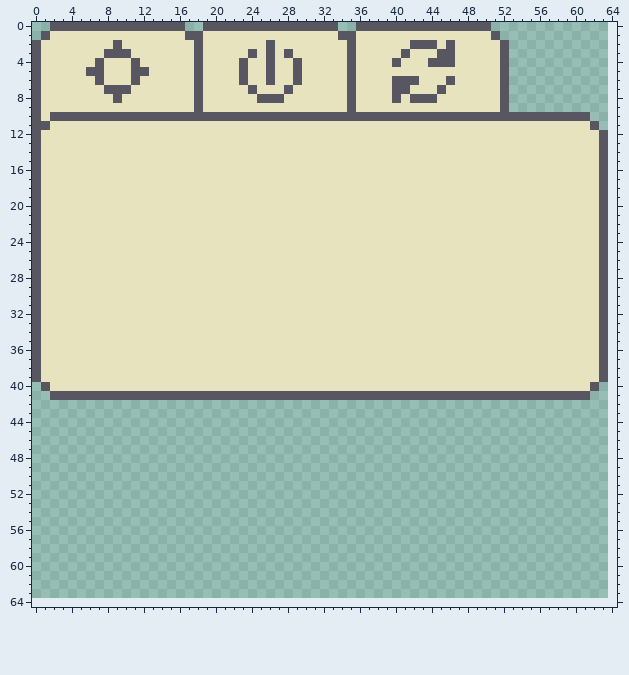
Pixel-art file, stored at assets/sprites/tooltip_sprite_64x64.aseprite. The picture above is the old version.
64x64 pixels, 1 frame. The old version is drawn lined up with the new one, on the new canvas.
The result:
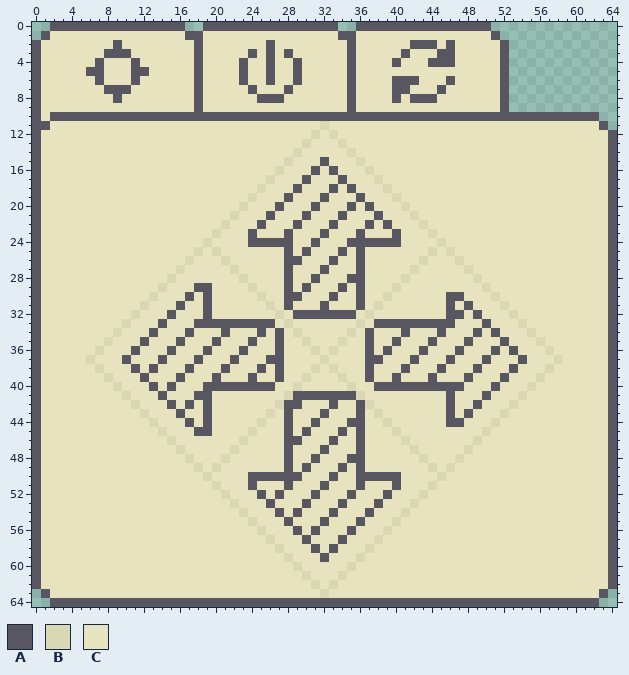
Palette (. is transparent): A #585761  B #dad7b4  C #e6e3be
Message: Initial tooltip spritesheet w/ Directional Settings
Changes in this commit:
canvas 64x64 -> 65x65
y 10: x 62 . -> A
y 11: x 32 C -> B; x 62..63 A. -> CA
y 12: x 31 C -> B; x 33 C -> B; x 63..64 A. -> CA
y 13: x 30 C -> B; x 34 C -> B; x 63..64 A. -> CA
y 14: x 29 C -> B; x 35 C -> B; x 63..64 A. -> CA
y 15: x 28 C -> B; x 32 C -> A; x 36 C -> B; x 63..64 A. -> CA
y 16: x 27 C -> B; x 31 C -> A; x 33 C -> A; x 37 C -> B; x 63..64 A. -> CA
y 17: x 26 C -> B; x 30 C -> A; x 34 C -> A; x 38 C -> B; x 63..64 A. -> CA
y 18: x 25 C -> B; x 29 C -> A; x 33 C -> A; x 35 C -> A; x 39 C -> B; x 63..64 A. -> CA
y 19: x 24 C -> B; x 28 C -> A; x 32 C -> A; x 36 C -> A; x 40 C -> B; x 63..64 A. -> CA
y 20: x 23 C -> B; x 27 C -> A; x 31 C -> A; x 35 C -> A; x 37 C -> A; x 41 C -> B; x 63..64 A. -> CA
y 21: x 22 C -> B; x 26 C -> A; x 30 C -> A; x 34 C -> A; x 38 C -> A; x 42 C -> B; x 63..64 A. -> CA
y 22: x 21 C -> B; x 25 C -> A; x 29 C -> A; x 33 C -> A; x 37 C -> A; x 39 C -> A; x 43 C -> B; x 63..64 A. -> CA
y 23: x 20 C -> B; x 24 C -> A; x 28 C -> A; x 32 C -> A; x 36 C -> A; x 40 C -> A; x 44 C -> B; x 63..64 A. -> CA
y 24: x 19 C -> B; x 24..28 CCCCC -> AAAAA; x 31 C -> A; x 35..40 CCCCCC -> AAAAAA; x 45 C -> B; x 63..64 A. -> CA
y 25: x 18 C -> B; x 20 C -> B; x 28 C -> A; x 30 C -> A; x 34 C -> A; x 36 C -> A; x 44 C -> B; x 46 C -> B; x 63..64 A. -> CA
y 26: x 17 C -> B; x 21 C -> B; x 28..29 CC -> AA; x 33 C -> A; x 36 C -> A; x 43 C -> B; x 47 C -> B; x 63..64 A. -> CA
y 27: x 16 C -> B; x 22 C -> B; x 28 C -> A; x 32 C -> A; x 36 C -> A; x 42 C -> B; x 48 C -> B; x 63..64 A. -> CA
y 28: x 15 C -> B; x 23 C -> B; x 28 C -> A; x 31 C -> A; x 35..36 CC -> AA; x 41 C -> B; x 49 C -> B; x 63..64 A. -> CA
y 29: x 14 C -> B; x 18..19 CC -> AA; x 24 C -> B; x 28 C -> A; x 30 C -> A; x 34 C -> A; x 36 C -> A; x 40 C -> B; x 50 C -> B; x 63..64 A. -> CA
y 30: x 13 C -> B; x 17 C -> A; x 19 C -> A; x 25 C -> B; x 28..29 CC -> AA; x 33 C -> A; x 36 C -> A; x 39 C -> B; x 46..47 CC -> AA; x 51 C -> B; x 63..64 A. -> CA
y 31: x 12 C -> B; x 16 C -> A; x 19 C -> A; x 26 C -> B; x 28 C -> A; x 32 C -> A; x 36 C -> A; x 38 C -> B; x 46 C -> A; x 48 C -> A; x 52 C -> B; x 63..64 A. -> CA
y 32: x 11 C -> B; x 15 C -> A; x 19 C -> A; x 27 C -> B; x 29..35 CCCCCCC -> AAAAAAA; x 37 C -> B; x 46..47 CC -> AA; x 49 C -> A; x 53 C -> B; x 63..64 A. -> CA
y 33: x 10 C -> B; x 14 C -> A; x 18..26 CCCCCCCCC -> AAAAAAAAA; x 28 C -> B; x 36 C -> B; x 38..46 CCCCCCCCC -> AAAAAAAAA; x 50 C -> A; x 54 C -> B; x 63..64 A. -> CA
y 34: x 9 C -> B; x 13 C -> A; x 17 C -> A; x 21 C -> A; x 25 C -> A; x 27 C -> A; x 29 C -> B; x 35 C -> B; x 37 C -> A; x 41 C -> A; x 45 C -> A; x 49 C -> A; x 51 C -> A; x 55 C -> B; x 63..64 A. -> CA
y 35: x 8 C -> B; x 12 C -> A; x 16 C -> A; x 20 C -> A; x 24 C -> A; x 27 C -> A; x 30 C -> B; x 34 C -> B; x 37 C -> A; x 40 C -> A; x 44 C -> A; x 48 C -> A; x 52 C -> A; x 56 C -> B; x 63..64 A. -> CA
y 36: x 7 C -> B; x 11 C -> A; x 15 C -> A; x 19 C -> A; x 23 C -> A; x 27 C -> A; x 31 C -> B; x 33 C -> B; x 37 C -> A; x 39 C -> A; x 43 C -> A; x 47 C -> A; x 51 C -> A; x 53 C -> A; x 57 C -> B; x 63..64 A. -> CA
y 37: x 6 C -> B; x 10 C -> A; x 14 C -> A; x 18 C -> A; x 22 C -> A; x 26..27 CC -> AA; x 32 C -> B; x 37..38 CC -> AA; x 42 C -> A; x 46 C -> A; x 50 C -> A; x 54 C -> A; x 58 C -> B; x 63..64 A. -> CA
y 38: x 7 C -> B; x 11 C -> A; x 13 C -> A; x 17 C -> A; x 21 C -> A; x 25 C -> A; x 27 C -> A; x 31 C -> B; x 33 C -> B; x 37 C -> A; x 41 C -> A; x 45 C -> A; x 49 C -> A; x 53 C -> A; x 57 C -> B; x 63..64 A. -> CA
y 39: x 8 C -> B; x 12 C -> A; x 16 C -> A; x 20 C -> A; x 24 C -> A; x 27 C -> A; x 30 C -> B; x 34 C -> B; x 37 C -> A; x 40 C -> A; x 44 C -> A; x 48 C -> A; x 52 C -> A; x 56 C -> B; x 63..64 A. -> CA
y 40: x 0..1 .A -> AC; x 9 C -> B; x 13 C -> A; x 15 C -> A; x 19..26 CCCCCCCC -> AAAAAAAA; x 29 C -> B; x 35 C -> B; x 38..47 CCCCCCCCCC -> AAAAAAAAAA; x 51 C -> A; x 55 C -> B; x 62..64 A.. -> CCA
y 41: x 0..13 ..AAAAAAAAAAAA -> ACCCCCCCCCBCCC; x 15..17 AAA -> CCC; x 20..28 AAAAAAAAA -> CCCCCCCCB; x 36..45 AAAAAAAAAA -> BCCCCCCCCC; x 47..49 AAA -> CCC; x 51..64 AAAAAAAAAAA... -> CCCBCCCCCCCCCA
y 42: x 0..64 ................................................................. -> ACCCCCCCCCCBCCCACACACCCCCCCBAACCCACCABCCCCCCCCACCACCCBCCCCCCCCCCA
y 43: x 0..64 ................................................................. -> ACCCCCCCCCCCBCCCACCACCCCCCBCACCCACCCACBCCCCCCCACACCCBCCCCCCCCCCCA
y 44: x 0..64 ................................................................. -> ACCCCCCCCCCCCBCCCACACCCCCBCCACCACCCAACCBCCCCCCAACCCBCCCCCCCCCCCCA
y 45: x 0..64 ................................................................. -> ACCCCCCCCCCCCCBCCCAACCCCBCCCACACCCACACCCBCCCCCCCCCBCCCCCCCCCCCCCA
y 46: x 0..64 ................................................................. -> ACCCCCCCCCCCCCCBCCCCCCCBCCCCAACCCACCACCCCBCCCCCCCBCCCCCCCCCCCCCCA
y 47: x 0..64 ................................................................. -> ACCCCCCCCCCCCCCCBCCCCCBCCCCCACCCACCCACCCCCBCCCCCBCCCCCCCCCCCCCCCA
y 48: x 0..64 ................................................................. -> ACCCCCCCCCCCCCCCCBCCCBCCCCCCACCACCCAACCCCCCBCCCBCCCCCCCCCCCCCCCCA
y 49: x 0..64 ................................................................. -> ACCCCCCCCCCCCCCCCCBCBCCCCCCCACACCCACACCCCCCCBCBCCCCCCCCCCCCCCCCCA
y 50: x 0..64 ................................................................. -> ACCCCCCCCCCCCCCCCCCBCCCCAAAAAACCCACCAAAAACCCCBCCCCCCCCCCCCCCCCCCA
y 51: x 0..64 ................................................................. -> ACCCCCCCCCCCCCCCCCCCBCCCACCCACCCACCCACCCACCCBCCCCCCCCCCCCCCCCCCCA
y 52: x 0..64 ................................................................. -> ACCCCCCCCCCCCCCCCCCCCBCCCACACCCACCCACCCACCCBCCCCCCCCCCCCCCCCCCCCA
y 53: x 0..64 ................................................................. -> ACCCCCCCCCCCCCCCCCCCCCBCCCACCCACCCACCCACCCBCCCCCCCCCCCCCCCCCCCCCA
y 54: x 0..64 ................................................................. -> ACCCCCCCCCCCCCCCCCCCCCCBCCCACACCCACCCACCCBCCCCCCCCCCCCCCCCCCCCCCA
y 55: x 0..64 ................................................................. -> ACCCCCCCCCCCCCCCCCCCCCCCBCCCACCCACCCACCCBCCCCCCCCCCCCCCCCCCCCCCCA
y 56: x 0..64 ................................................................. -> ACCCCCCCCCCCCCCCCCCCCCCCCBCCCACACCCACCCBCCCCCCCCCCCCCCCCCCCCCCCCA
y 57: x 0..64 ................................................................. -> ACCCCCCCCCCCCCCCCCCCCCCCCCBCCCACCCACCCBCCCCCCCCCCCCCCCCCCCCCCCCCA
y 58: x 0..64 ................................................................. -> ACCCCCCCCCCCCCCCCCCCCCCCCCCBCCCACACCCBCCCCCCCCCCCCCCCCCCCCCCCCCCA
y 59: x 0..64 ................................................................. -> ACCCCCCCCCCCCCCCCCCCCCCCCCCCBCCCACCCBCCCCCCCCCCCCCCCCCCCCCCCCCCCA
y 60: x 0..64 ................................................................. -> ACCCCCCCCCCCCCCCCCCCCCCCCCCCCBCCCCCBCCCCCCCCCCCCCCCCCCCCCCCCCCCCA
y 61: x 0..64 ................................................................. -> ACCCCCCCCCCCCCCCCCCCCCCCCCCCCCBCCCBCCCCCCCCCCCCCCCCCCCCCCCCCCCCCA
y 62: x 0..64 ................................................................. -> ACCCCCCCCCCCCCCCCCCCCCCCCCCCCCCBCBCCCCCCCCCCCCCCCCCCCCCCCCCCCCCCA
y 63: x 1..63 ............................................................... -> ACCCCCCCCCCCCCCCCCCCCCCCCCCCCCCBCCCCCCCCCCCCCCCCCCCCCCCCCCCCCCA
y 64: x 2..62 ............................................................. -> AAAAAAAAAAAAAAAAAAAAAAAAAAAAAAAAAAAAAAAAAAAAAAAAAAAAAAAAAAAAA
Where, in picture pixels (left, top, right, bottom), the same in both pictures:
changed: (32, 112, 617, 607)
